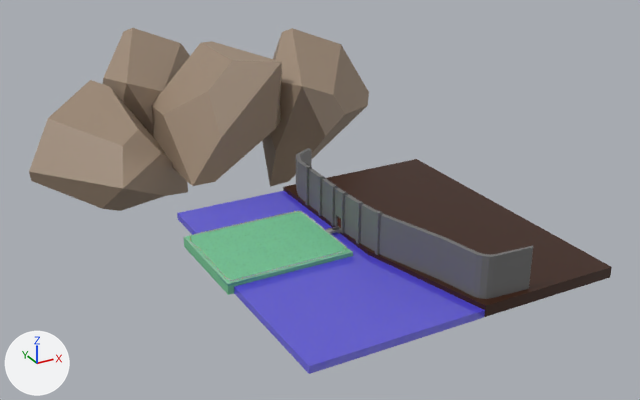
What one commit did to the glTF model assets/models/overworld/ch1_overworld_env.glb.
One viewpoint serves both versions: a camera (50 mm lens) standing at (-452.0, -815.0, 457.0) and looking at (55.0, 106.0, -3.0). Lighting does not change. The marker at lower left points along +X, +Y and +Z. The picture after the commit comes second. Objects named as collision shapes, trigger or cutter boxes, shadow casters or lower levels of detail are left out. Where no turn or scale is listed for an object, it has been applied to the vertices.

The scene before the commit, as lines of its bpy script (objects in view):
```python
mat_river = principled_material('River')
mat_river.base_color = (0.102, 0.0775, 0.8)  # blue #5a4fe7
mat_river.roughness = 0.437
mat_river.alpha = 0.651
me_cube_007 = bpy.data.meshes.new('Cube.007')
me_cube_007.from_pydata(...)  # 32 vertices, 60 faces; spans x -148.3..1.0, y -66.0..59.9, z -11.8..1.0
# faces by material slot: [44, 8, 8]
me_cube_007.materials.append(mat_landmiddle)  # picture img_land_top_middle
me_cube_007.materials.append(mat_landedge)  # picture img_land_top_edge
me_cube_007.materials.append(mat_landcorner)  # picture img_land_top_corner
me_cube_009 = bpy.data.meshes.new('Cube.009')
me_cube_009.from_pydata(...)  # 136 vertices, 268 faces; spans x -4.0..101.0, y -216.0..142.0, z -1.0..49.0
me_cube_009.materials.append(mat_citadelwall)  # grey #707070
me_cube_016 = bpy.data.meshes.new('Cube.016')
me_cube_016.from_pydata(...)  # 34 vertices, 64 faces; spans x -151.0..46.0, y -232.0..132.0, z -3.0..5.0
me_cube_016.materials.append(mat_river)  # blue #5a4fe7
ob_citadelwall_col = bpy.data.objects.new('CitadelWall-col', me_cube_009)
ob_citadelwall_col.location = (18.0, -9.0, 14.0)
ob_land = bpy.data.objects.new('Land', me_cube_007)
ob_land.location = (-1.0, -2.0, 12.0)
ob_river = bpy.data.objects.new('River', me_cube_016)
ob_river.location = (8.0, 0.0, 3.0)
# also in view: 'Mountains' at (-5.0, 379.0, 50.0); 'CitadelFoundation' at (120.0, -48.0, 6.0)
```
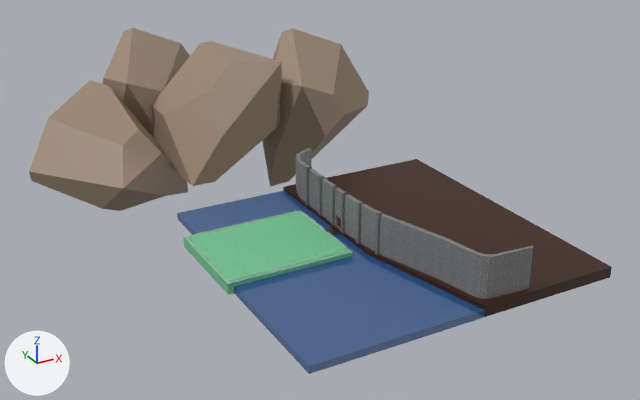
Edits to the bpy script that builds the scene:
```text
Add img_water_top:
    img_water_top = load_image('Water_Top', '_unpacked/Water_Top', 512, 512, 'sRGB')
Change mat_river:
    where n0 = _N.new('ShaderNodeBsdfPrincipled'); n0.name = 'Principled BSDF'
    remove n0.inputs[0].default_value = (0.102, 0.0775, 0.8, 1.0)  # 'Base Color', blue #5a4fe7
    remove n0.inputs[4].default_value = 0.651  # 'Alpha'
    add n2 = _N.new('ShaderNodeMath'); n2.name = 'Math'
    add n2.operation = 'MULTIPLY'
    add n2.inputs[1].default_value = 0.651  # 'Value'
    add n3 = _N.new('ShaderNodeTexImage'); n3.name = 'Image Texture'
    add n3.image = img_water_top
    add _L.new(n2.outputs[0], n0.inputs[4])  # 'Value' to 'Alpha'
    add _L.new(n3.outputs[0], n0.inputs[0])  # 'Color' to 'Base Color'
    add _L.new(n3.outputs[1], n2.inputs[0])  # 'Alpha' to 'Value'
```

Pixel boxes (x1, y1, x2, y2) of what changed, in the pictures (640 x 400 px):
'River', surface changed: (177, 191, 485, 374) in both
